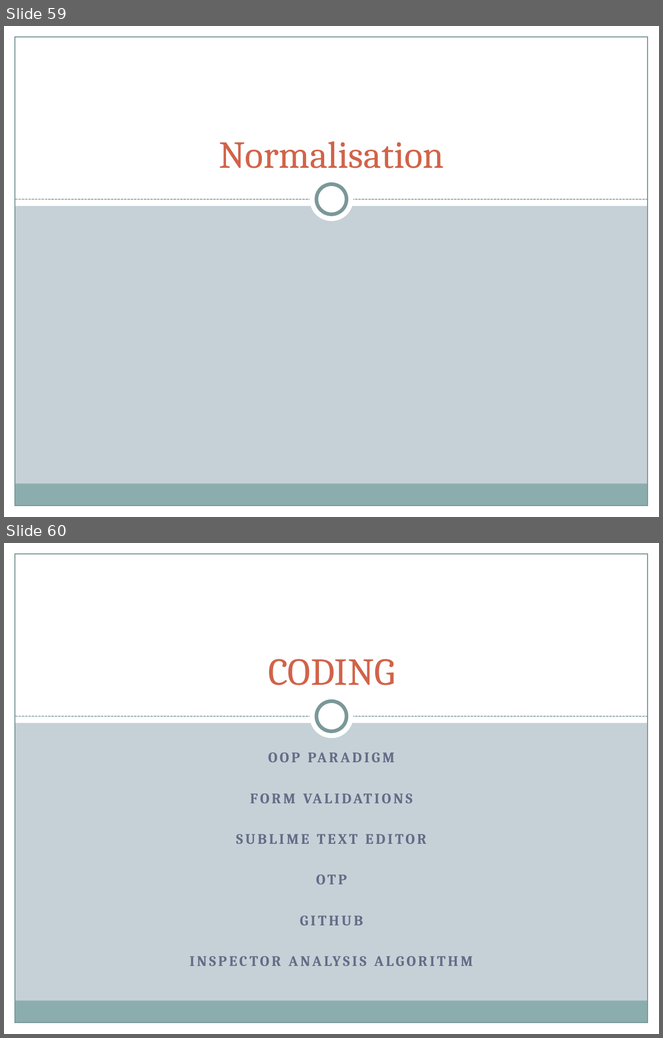
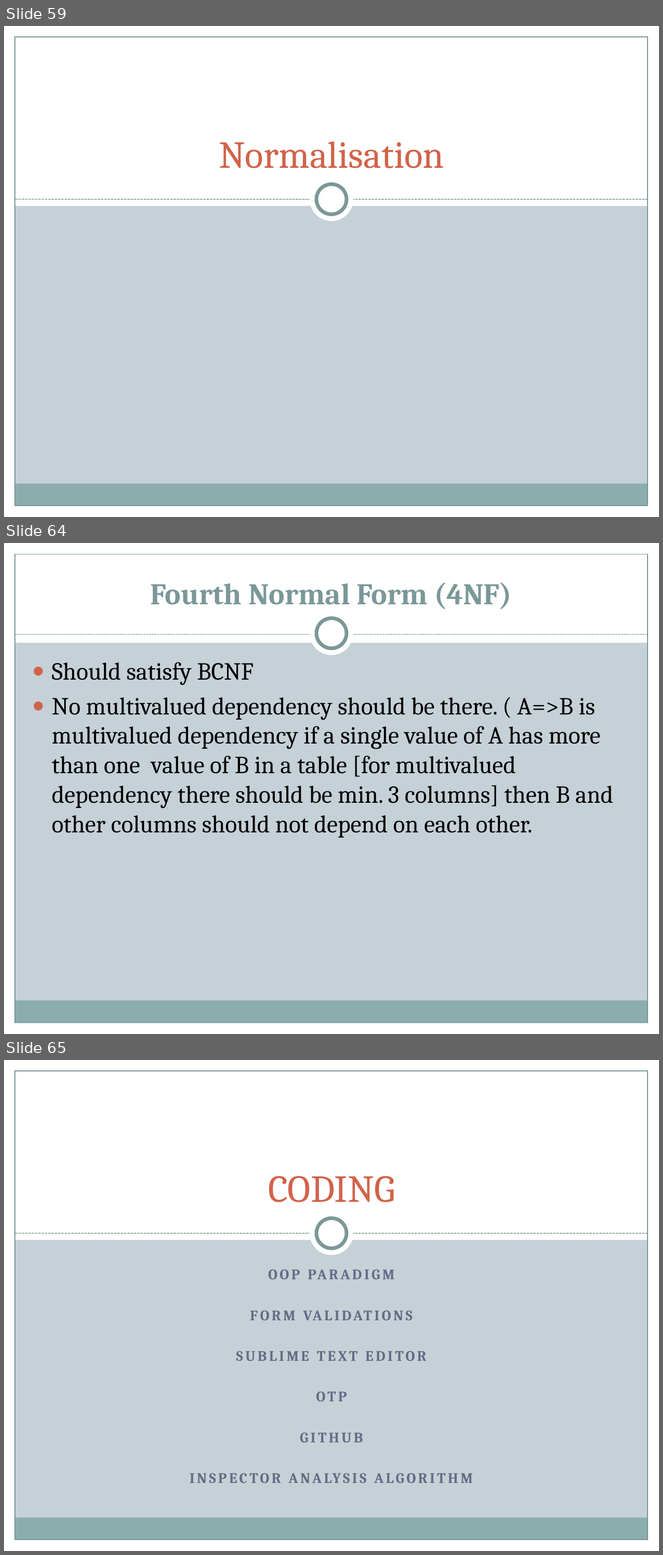
Before and after one commit to Bsccs/tutorial-site, a slide deck: documentation/project.pptx. Shown one above the other, each under a label of ours: slides 59 and 60 before the commit, slides 59, 64 and 65 after it; the slides between them are not shown. The pictures are 663x1038 and 663x1555 pixels, drawn with LibreOffice and Linux fonts; fonts in the diff are those of the drawing. Boxes give left, top, right and bottom in pixels: in the first picture for what was removed or moved away, otherwise in the second. Text is boxed around its words. In the diff, an @@ line names an element or a change of style, - is before the commit and + after.

Commit message:
powerpoint update

```diff
--- a/documentation/project.pptx
+++ b/documentation/project.pptx
@@ slide 64 added at (x1=4, y1=543, x2=659, y2=1034), background #C5D1D7; not listed: 5 template elements that a slide beside it also shows @@
@@ rectangle added at (x1=4, y1=543, x2=659, y2=643), fill #FFFFFF @@
@@ title added at (x1=151, y1=583, x2=512, y2=609), 33 pt, text #7C999A, bold @@
+Fourth Normal Form (4NF)
@@ ellipse added at (x1=310, y1=612, x2=354, y2=656), fill #FFFFFF @@
@@ ellipse added at (x1=317, y1=618, x2=347, y2=649), fill #FFFFFF, outline #7C999A 4 pt @@
@@ line added from (15, 635) to (648, 635), #7C999A 0.75 pt dashed @@
@@ text added at (x1=52, y1=662, x2=613, y2=837), 27 pt, text #000000 @@
+● Should satisfy BCNF
+● No multivalued dependency should be there. ( A=>B is multivalued dependency if a single value of A has more than one value of B in a table [for multivalued dependency there should be min. 3 columns] then B and other columns should not depend on each other.
@@ what was slide 60 is now slide 65 @@
```
Also in this commit, not shown: 4 other slides added.
